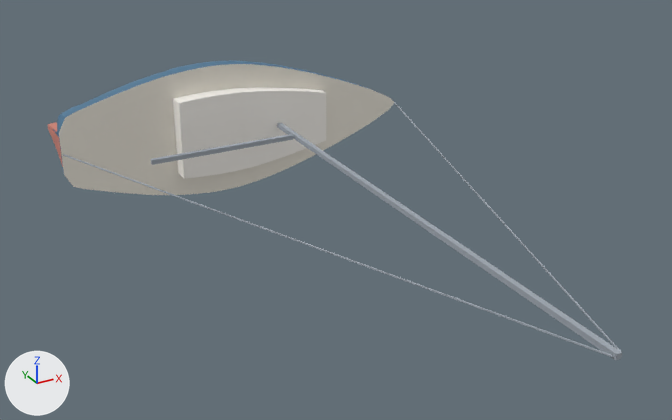
The glTF model models/catalina-30-mkii.glb: old version first, new version second.
Both versions are drawn from a 50 mm lens placed at (-1.94, -4.88, 1.68), pointed at (-0.01, -1.37, -0.08). The lights are fixed; the arrows at lower left show +X, +Y and +Z. The picture after the commit comes second. Vertices at exactly the same position are counted once.

Objects in the first picture: 'Catalina 30 Mk II'.
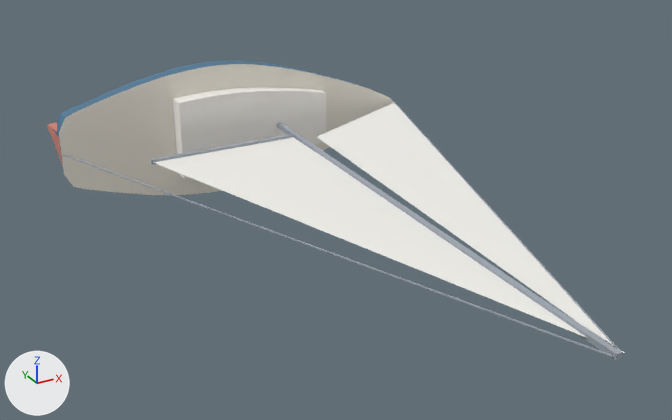
Commit message: fix(models): traced sailboats set their sails

Changed parts and their boxes [x1, y1, x2, y2] in the pictures (672 x 420 px):
'Catalina 30 Mk II', reshaped: before [48, 61, 622, 360]; after [48, 61, 624, 360]
part 1 of me_catalina_30_mk_ii, added: after [153, 103, 624, 353]

Edits to the bpy script that builds the scene:
```text
Add mat_sails:
    mat_sails = principled_material('sails')
    mat_sails.base_color = (0.9, 0.89, 0.85)  # white #f3f2ed
    mat_sails.roughness = 0.8
Change me_catalina_30_mk_ii:
    used by ob_catalina_30_mk_ii; location = (0.0, 0.0, 0.0)
    verts and faces of me_catalina_30_mk_ii; kept vertices keep their numbers, new ones are numbered from 2893
    remove me_catalina_30_mk_ii.from_pydata(...)  # 2893 vertices, 5706 faces; spans x -1.0..1.0, y -3.03..0.37, z -0.37..0.37
    add me_catalina_30_mk_ii.from_pydata(...)  # 2899 vertices, 5708 faces; spans x -1.0..1.0, y -3.03..0.37, z -0.37..0.37
    me_catalina_30_mk_ii part 1
    add verts[2893] = (0.17, -0.54, 0.0)  # pixel (292, 136)
    add verts[2894] = (-0.63, -0.55, 0.0)  # pixel (151, 161)
    add verts[2895] = (0.17, -3.03, 0.0)
    add verts[2896] = (0.16, -3.02, 0.0)  # pixel (621, 353)
    add verts[2897] = (0.99, -0.28, 0.0)  # pixel (394, 102)
    add verts[2898] = (0.28, -0.61, 0.0)  # pixel (316, 136)
    add faces += [(2893, 2894, 2895), (2896, 2897, 2898)]  # mat_sails (white #f3f2ed)
    add me_catalina_30_mk_ii.materials.append(mat_sails)  # white #f3f2ed
```
